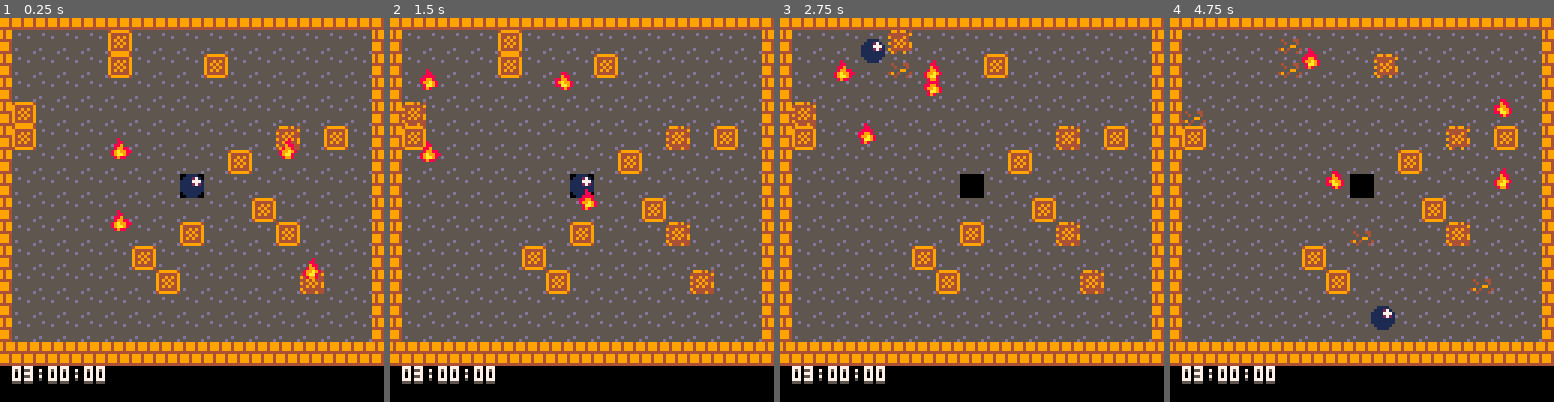
Above: before the commit, frames 1-4 (left to right).
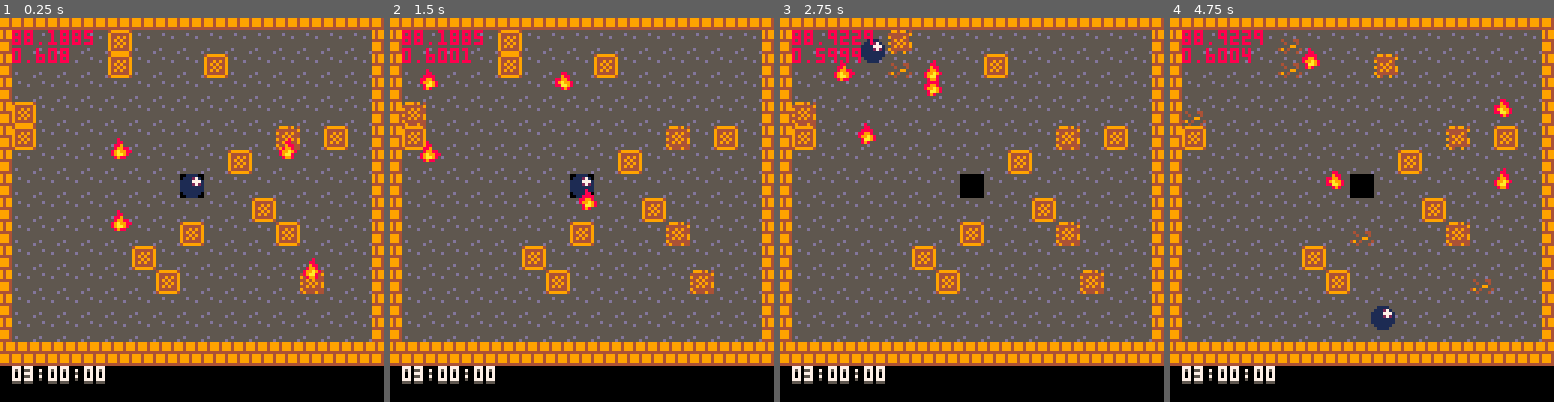
Above: after the commit, the same moments.

Repository: SHKBRD/P8CrateBall
Game: PICO-8 cartridge balltest24.p8
The game is run twice, just before and just after one commit, with the same random seed, the same clock (stepped at 60 frames per second) and the same inputs.
Inputs:
- Up to frame 1 (0.25 s): no input
- Up to frame 2 (1.5 s): tap X (X key) at 0.33, 1.07 s; tap O (Z key) at 0.7 s
- Up to frame 3 (2.75 s): hold Right 1.6-2.1 s; tap O (Z key) at 1.7, 2.1, 2.5 s; tap X (X key) at 1.85 s; hold Up 2.15-2.42 s; hold Right from 2.47 s (still down)
- Up to frame 4 (4.75 s): tap O (Z key) every 0.4 s from 2.9 to 4.5 s; tap X (X key) at 2.97, 4.08 s; release Right at 3.03 s; hold Left 3.08-3.58 s; hold Down 3.63-3.97 s; hold Right 4.02-4.68 s; hold Up from 4.73 s (still down)

The runs differ from the first frame. In frame 1, 0.7% of the frame differs, in the area x 3-25%, y 3-12%; in frame 2, 0.8%; in frame 3, 0.8%; in frame 4, 0.8%.

Commit message:
add debug drawing

Diff:
--- a/balltest24.p8
+++ b/balltest24.p8
@@ -413,6 +413,8 @@
 function _init()
 	count = 1
 
+	debug = true
+
 	--init the player variables
 	p = {}
 	for pcount=0,0 do
@@ -758,8 +760,22 @@
 	end
 end
 
+function draw_mem()
+	mem = stat(0)
+	cpu = stat(1)
+
+	print(mem, 16, 16, 8)
+	print(cpu, 16, 22, 8)
+
+end
+
+function draw_debug()
+	draw_mem()
+end
+
 function draw_hud()
 	draw_clock()
+	if (debug) draw_debug()
 end
 __gfx__
 00000000001111000099990000000000000000000000000000000000000000000000000000000000499999940999490409949904000000000000000000000000
